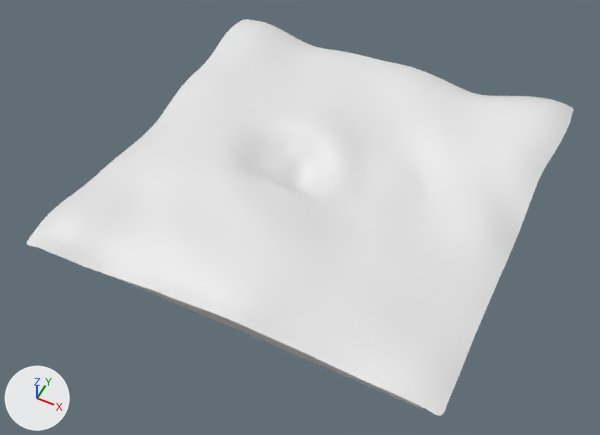
One commit to the Blender file Assets/Objects/Blender/terrain-water-large.blend: the scene before it, then after it.
Camera for both pictures: a camera (50 mm lens) standing at (47.1, -104.2, 122.3) and looking at (-1.4, -7.1, 1.0). Every picture has the same lights, and +X, +Y and +Z are marked at lower left.

The first picture shows 'ExampleTerrain', '[GrabDoc] Background Plane'.
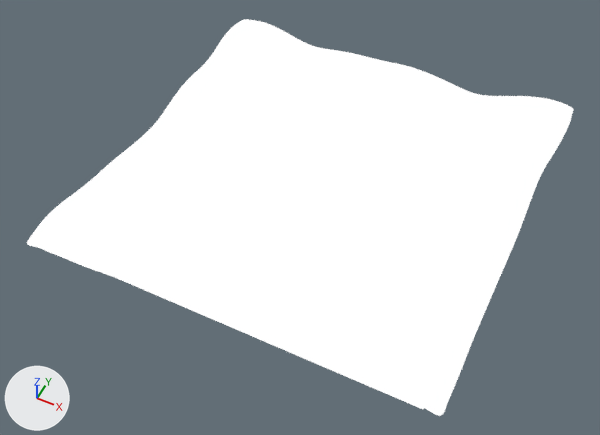
What differs and where, as boxes [x1, y1, x2, y2] in the pictures (600 x 435 px):
```json
{"object": "ExampleTerrain", "change": "recoloured", "before": [27, 19, 574, 416], "after": [27, 19, 574, 416]}
{"object": "[GrabDoc] Background Plane", "change": "recoloured", "before": [117, 278, 424, 409], "after": [117, 278, 424, 409], "on screen": "grey to white"}
```

The change, as JSON lines over the scene's bpy script:
```json
{"op": "add", "block": "ng_gd_height", "code": ["ng_gd_height = bpy.data.node_groups.new('GD_Height', 'ShaderNodeTree')", "# nodes: CameraData, MapRange, ValToRGB", "# colours: white #ffffff, black #000000"]}
{"op": "add", "block": "mat_grabdoc__material", "code": ["mat_grabdoc__material = bpy.data.materials.new('[GrabDoc] Material')", "mat_grabdoc__material.use_nodes = True; mat_grabdoc__material.node_tree.nodes.clear()", "_N = mat_grabdoc__material.node_tree.nodes; _L = mat_grabdoc__material.node_tree.links", "n0 = _N.new('ShaderNodeBsdfPrincipled'); n0.name = 'Principled BSDF'", "n1 = _N.new('ShaderNodeOutputMaterial'); n1.name = 'Material Output'", "n2 = _N.new('ShaderNodeGroup'); n2.name = 'GD_Height'", "n2.node_tree = ng_gd_height", "n2.inputs[2].default_value = (0.0, 0.0, 0.0)  # 'Displacement'", "_L.new(n0.outputs[0], n2.inputs[0])  # 'BSDF' to 'Surface'", "_L.new(n2.outputs[0], n1.inputs[0])  # 'Shader' to 'Surface'"]}
{"block": "me_plane", "where": "me_plane.from_pydata(...)  # 1089 vertices, 1024 faces; spans x -8.1..7.9, y -8.1..8.1, z 1.1..3.1"}
{"op": "add", "block": "me_plane", "code": "me_plane.materials.append(mat_grabdoc__material)"}
{"block": "me_grabdoc__background_plane", "where": "me_grabdoc__background_plane.from_pydata(...)  # 4 vertices, 1 face; spans x -35.0..35.0, y -35.0..35.0, z 0.0"}
{"op": "add", "block": "me_grabdoc__background_plane", "code": "me_grabdoc__background_plane.materials.append(mat_grabdoc__material)"}
```
